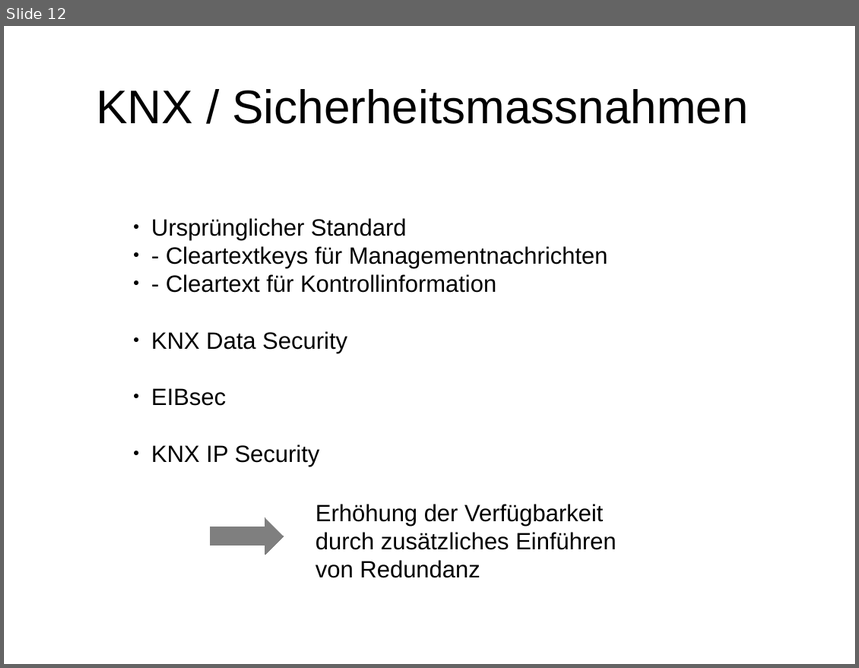
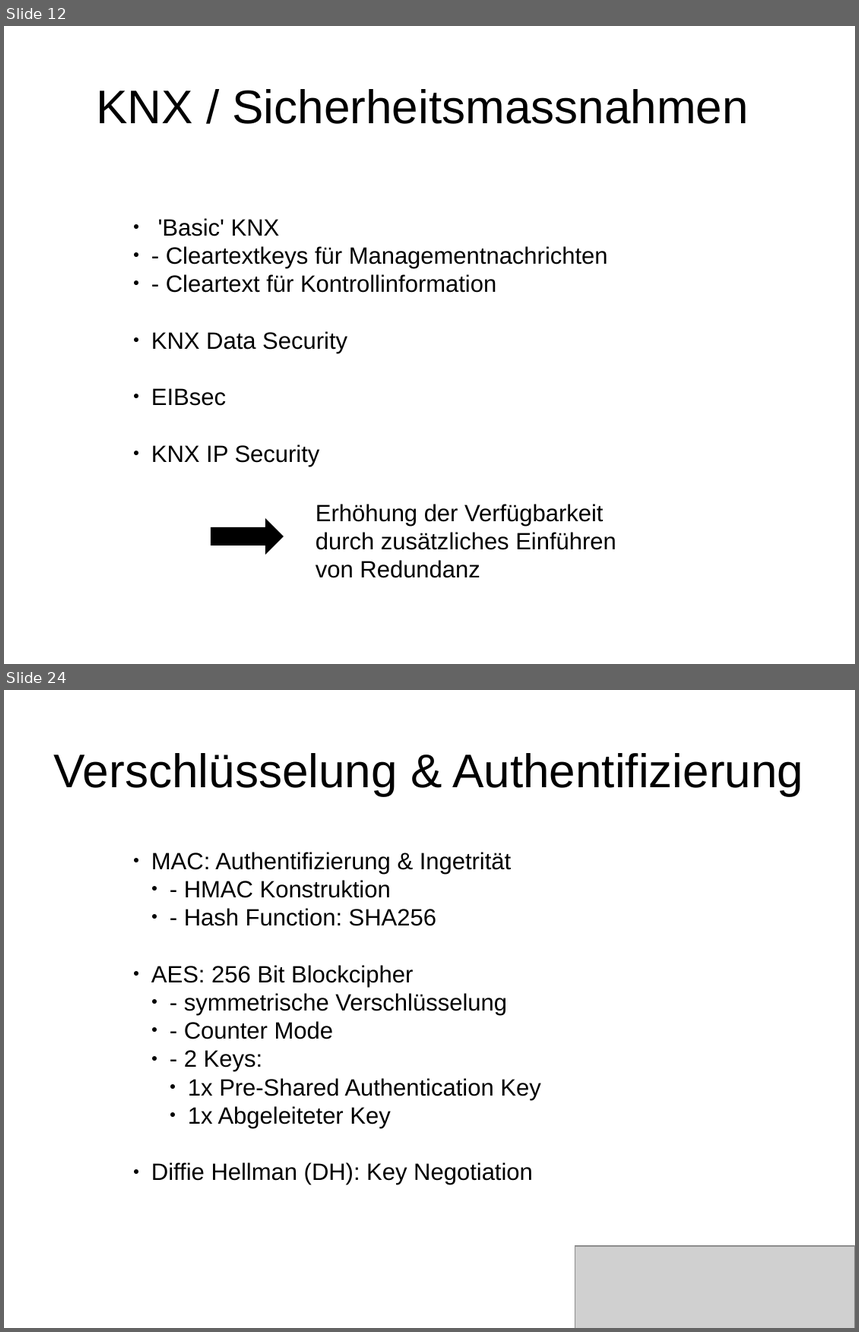
Before and after one commit to hglanzer/knxSec, a slide deck: Praesentation/KNX praesentation.odp. Shown one above the other, each under a label of ours: slide 12 before the commit, slides 12 and 24 after it; the slides between them are not shown. The pictures are 859x668 and 859x1332 pixels, drawn with LibreOffice and Linux fonts; fonts in the diff are those of the drawing; grey boxes stand for pictures; background and template pictures are left out. Boxes give left, top, right and bottom in pixels: in the first picture for what was removed or moved away, otherwise in the second. Text is boxed around its words. In the diff, an @@ line names an element or a change of style, - is before the commit and + after.

```diff
--- a/Praesentation/KNX praesentation.odp
+++ b/Praesentation/KNX praesentation.odp
@@ slide 24 added at <box>4,690,855,1328</box>, background picture (left out) @@
@@ title added at <box>54,753,804,796</box>, 44 pt, text #000000 @@
+Verschlüsselung & Authentifizierung
@@ text added at <box>151,852,541,1186</box>, 22 pt, text #000000 @@
+● MAC: Authentifizierung & Ingetrität
+  ● - HMAC Konstruktion
+  ● - Hash Function: SHA256
+● AES: 256 Bit Blockcipher
+  ● - symmetrische Verschlüsselung
+  ● - Counter Mode
+  ● - 2 Keys:
+    ● 1x Pre-Shared Authentication Key
+    ● 1x Abgeleiteter Key
+● Diffie Hellman (DH): Key Negotiation
@@ picture added at <box>576,1246,855,1328</box> @@
@@ slide 12 changed as well @@
@@ text at <box>158,218,280,237</box>: text changed @@
-● Ursprünglicher Standard
+● 'Basic' KNX
@@ right arrow at <box>211,518,284,555</box>: fill #000000 at 50% opacity to #000000; outline #808080 0 pt to none @@
```
Also in this commit, not shown: 13 other slides changed, 12 other slides added, 4 slides removed, 33 other files.
